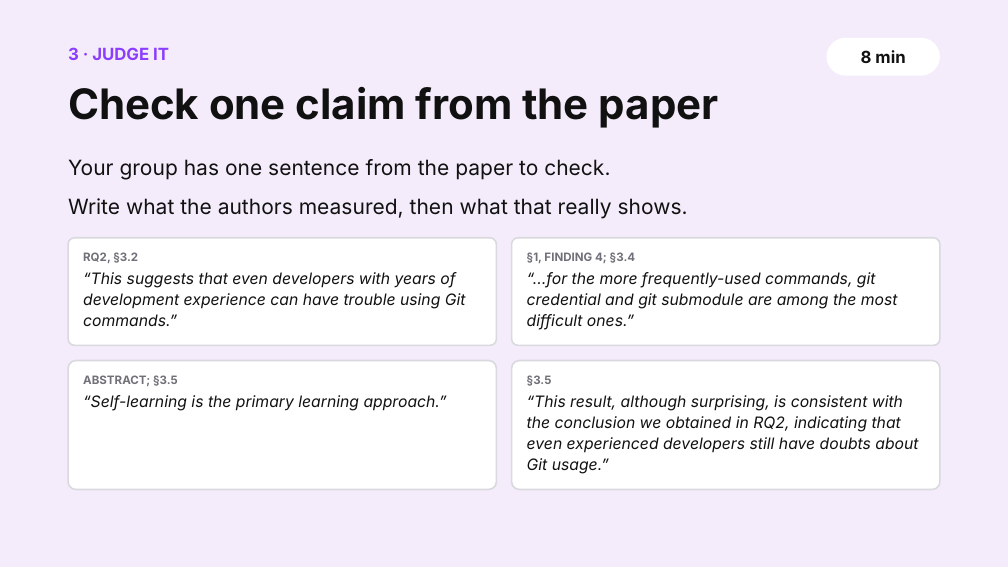
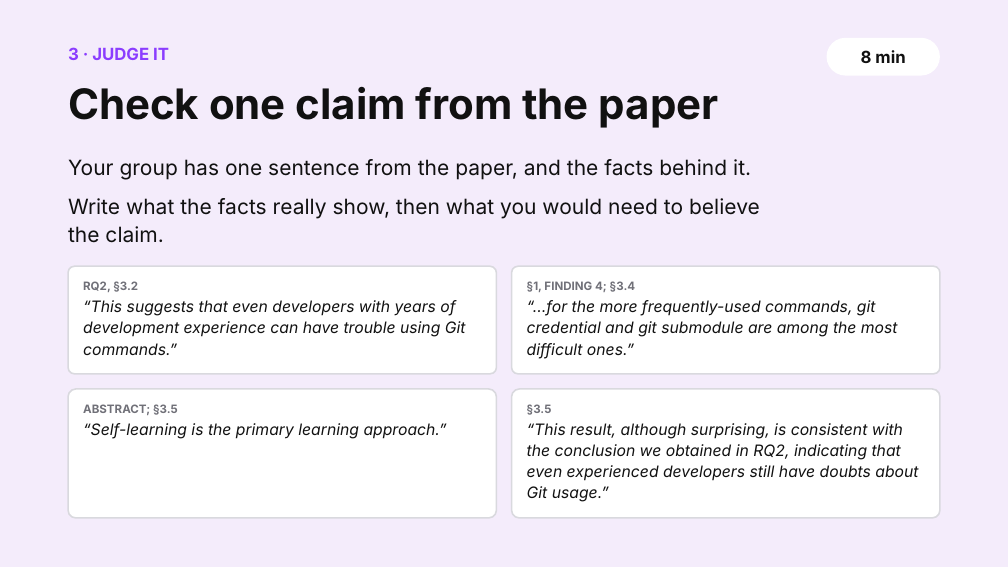
Before and after one commit to shubham3-ucb/cs294-pl, a slide deck: slide 12 of slides/thursday_app.pptx. Drawn at 1008x567 pixels with LibreOffice and Linux fonts; fonts in the diff are those of the drawing. Boxes give left, top, right and bottom in pixels: in the first picture for what was removed or moved away, otherwise in the second. Text is boxed around its words. In the diff, an @@ line names an element or a change of style, - is before the commit and + after.

```diff
--- a/slides/thursday_app.pptx
+++ b/slides/thursday_app.pptx
@@ text at (x1=68, y1=159, x2=760, y2=243): text changed @@
-Your group has one sentence from the paper to check.
-Write what the authors measured, then what that really shows.
+Your group has one sentence from the paper, and the facts behind it.
+Write what the facts really show, then what you would need to believe the claim.
@@ 8 texts, 4 rounded rectangles moved together from (x1=68, y1=237, x2=941, y2=490) to (x1=68, y1=266, x2=941, y2=519) @@
```
Also in this commit, not shown: 10 other files.
